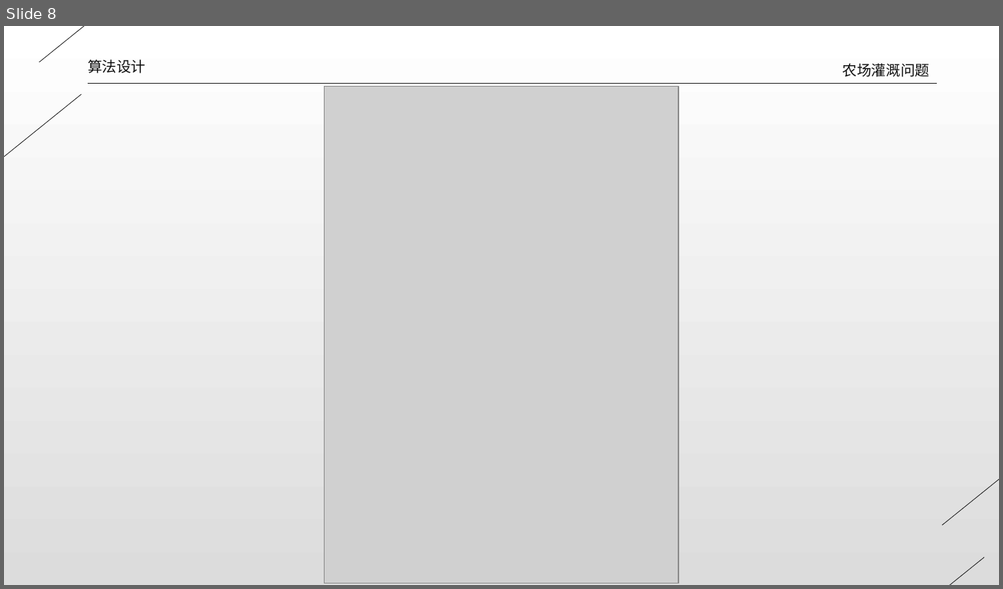
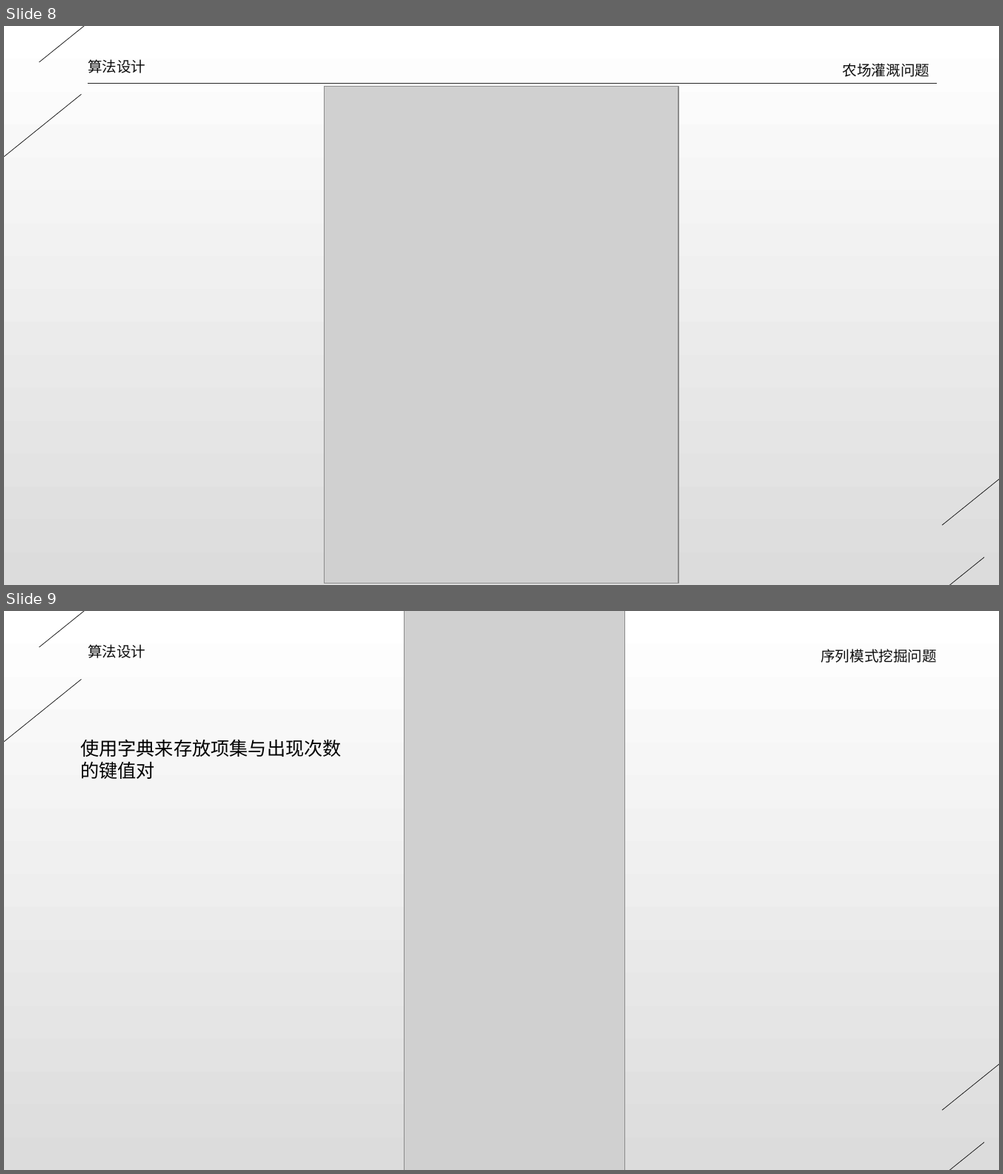
Before and after one commit to dlct-wzx/algorithmic-practice, a slide deck: 答辩ppt.pptx. Shown one above the other, each under a label of ours: slide 8 before the commit, slides 8 and 9 after it. The pictures are 1003x589 and 1003x1174 pixels, drawn with LibreOffice and Linux fonts; fonts in the diff are those of the drawing; grey boxes stand for pictures. Boxes give left, top, right and bottom in pixels: in the first picture for what was removed or moved away, otherwise in the second. Text is boxed around its words. In the diff, an @@ line names an element or a change of style, - is before the commit and + after.

```diff
--- a/答辩ppt.pptx
+++ b/答辩ppt.pptx
@@ slide 9 added at bbox=[4, 611, 999, 1170], background gradient #FFFFFF to #DCDCDC @@
@@ line added from (238, 611) to (39, 647), #0D0D0D 0.5 pt @@
@@ picture added at bbox=[404, 611, 625, 1170] @@
@@ text added at bbox=[88, 644, 145, 658], 14 pt, text #0D0D0D @@
+算法设计
@@ text added at bbox=[820, 649, 936, 663], 14 pt, text #0D0D0D @@
+序列模式挖掘问题
@@ line added from (82, 680) to (4, 840), #0D0D0D 0.5 pt @@
@@ text added at bbox=[80, 739, 341, 779], 18 pt, text #000000 @@
+使用字典来存放项集与出现次数的键值对
@@ line added from (999, 951) to (942, 1111), #0D0D0D 0.5 pt @@
@@ line added from (984, 1143) to (786, 1170), #0D0D0D 0.5 pt @@
```
Also in this commit, not shown: 6 slides changed, 6 other slides added, 5 slides removed, 10 other files.
